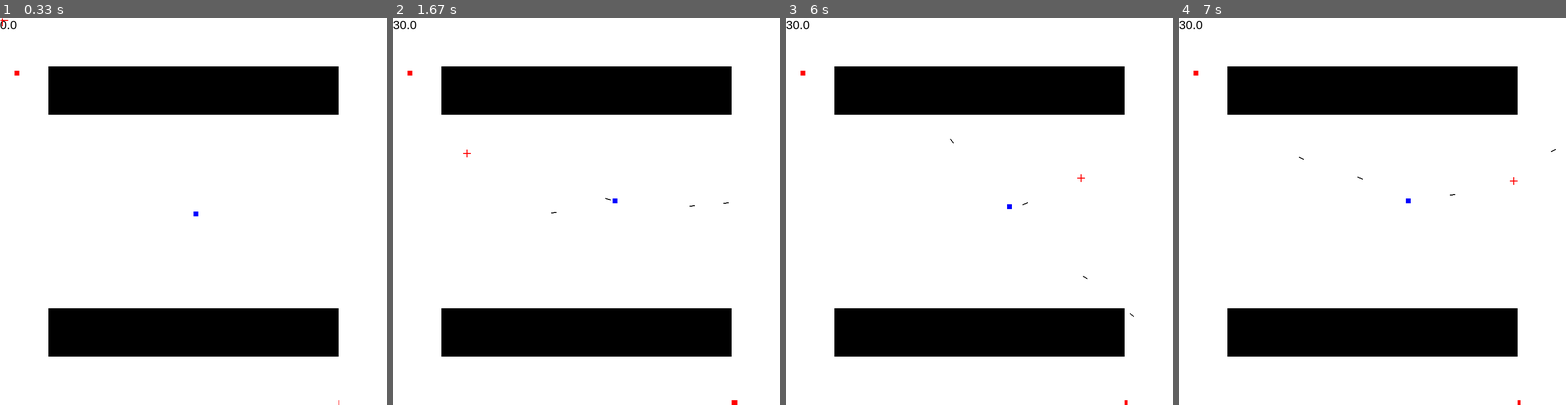
Above: before the commit, frames 1-4 (left to right).
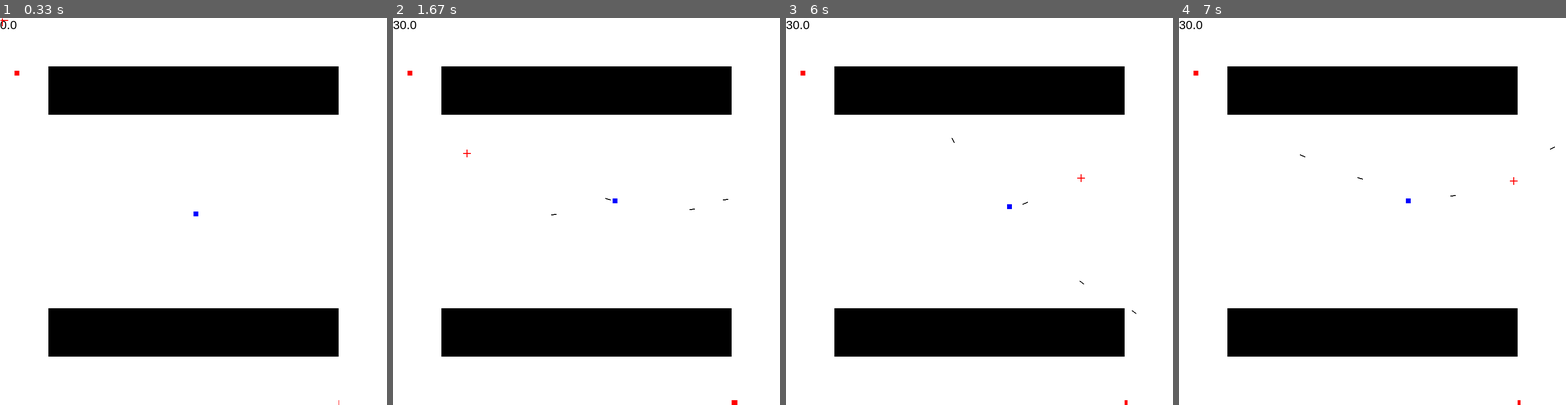
Above: after the commit, the same moments.

Repository: zwang20/Chaos
Game: pygame game, started from chaos.py
Two runs of this game, one before a commit and one after it. Both use one fixed random seed, a clock stepped at 60 frames per second and the inputs below.
Inputs (mouse positions are in pixels of both pictures, inside the frame that each line leads up to):
- Up to frame 1 (0.33 s): no input
- Up to frame 2 (1.67 s): tap Space at 0.33, 0.73, 1.03, 1.23, 1.57 s; hold D 0.67-1.13 s; move the mouse to (710, 199) at 0.7 s; hold W 1.17-1.47 s; move the mouse to (493, 215) at 1.2 s; hold D from 1.5 s (still down); move the mouse to (466, 153) at 1.53 s
- Up to frame 3 (6 s): tap Space at 1.87, 2.07, 2.37, 2.63, 2.97, 3.27, 3.4, 3.8, 4.1, 4.47, 4.87, 5.17, 5.37, 5.67, 5.87 s; release D at 1.97 s; hold A 2-2.53 s; move the mouse to (1037, 76) at 2.03 s; hold S 2.57-2.87 s; move the mouse to (1025, 246) at 2.6 s; hold A 2.9-3.3 s; move the mouse to (987, 79) at 2.93 s; hold W 3.33-3.7 s; move the mouse to (840, 199) at 3.37 s; hold D 3.73-4.37 s; move the mouse to (983, 254) at 3.77 s; hold S 4.4-4.77 s; move the mouse to (967, 145) at 4.43 s; hold A 4.8-5.27 s; move the mouse to (1080, 273) at 4.83 s; hold D 5.3-5.77 s; move the mouse to (917, 83) at 5.33 s; hold W from 5.8 s (still down); move the mouse to (1080, 176) at 5.83 s
- Up to frame 4 (7 s): release W at 6.1 s; hold D 6.13-6.6 s; move the mouse to (1225, 126) at 6.17 s; tap Space at 6.2, 6.5, 6.7 s; hold A from 6.63 s (still down); move the mouse to (1511, 180) at 6.67 s

Frame 1 is identical in both runs. In frame 2, less than 0.1% of the frame differs, in the area x 40-87%, y 46-51%; in frame 3, less than 0.1%; in frame 4, less than 0.1%, in the area x 31-98%, y 33-47%.

Commit message:
Bullet spread

Diff:
--- a/chaos.py
+++ b/chaos.py
@@ -2,6 +2,9 @@
 import os
 from sge import *
 import random
+
+# Debug
+DEBUG = False
 
 # init pygame
 pygame.init()
@@ -162,6 +165,9 @@
     # Main loop
     smart_spawn()
 
+    # bullet spread
+    spread = 10
+
     while True:
 
         # initilasion
@@ -231,8 +237,17 @@
         sge_rect(display, mouse_pos[0]-8, mouse_pos[1]-1, 16, 2, RED)
         sge_rect(display, mouse_pos[0]-1, mouse_pos[1]-8, 2, 16, RED)
 
+        # temperory mouse
+        temp_spread_x = random.randint(-spread, spread)
+        temp_spread_y = random.randint(-spread, spread)
+
+        # Debug
+        if DEBUG:
+            pygame.draw.line(game_display, BLACK, (player.x+Player.width/2, player.y+player.height/2), (mouse_pos[0]+temp_spread_x, mouse_pos[1]+temp_spread_y), 2)
+            cooldown = 0
+
         # temp ratios
-        temp = (((((mouse_pos[0]-player.x)**2)+((mouse_pos[1]-player.y)**2))**0.5)/10)
+        temp = (((((mouse_pos[0]+temp_spread_x-player.x)**2)+((mouse_pos[1]+temp_spread_y-player.y)**2))**0.5)/10)
 
         # temp ZeroDivision error
         if temp != 0:
@@ -240,7 +255,7 @@
             # Fire
             if fire and cooldown < 100 and cooldown%4 == 0:
 
-                Bullet((player.x+Player.width/2), (player.y+player.height/2), (mouse_pos[0]-player.x)/temp, (mouse_pos[1]-player.y)/temp)
+                Bullet((player.x+Player.width/2), (player.y+player.height/2), (mouse_pos[0]-player.x+temp_spread_x)/temp, (mouse_pos[1]-player.y+temp_spread_y)/temp)
                 cooldown +=10
 
         # end temp
